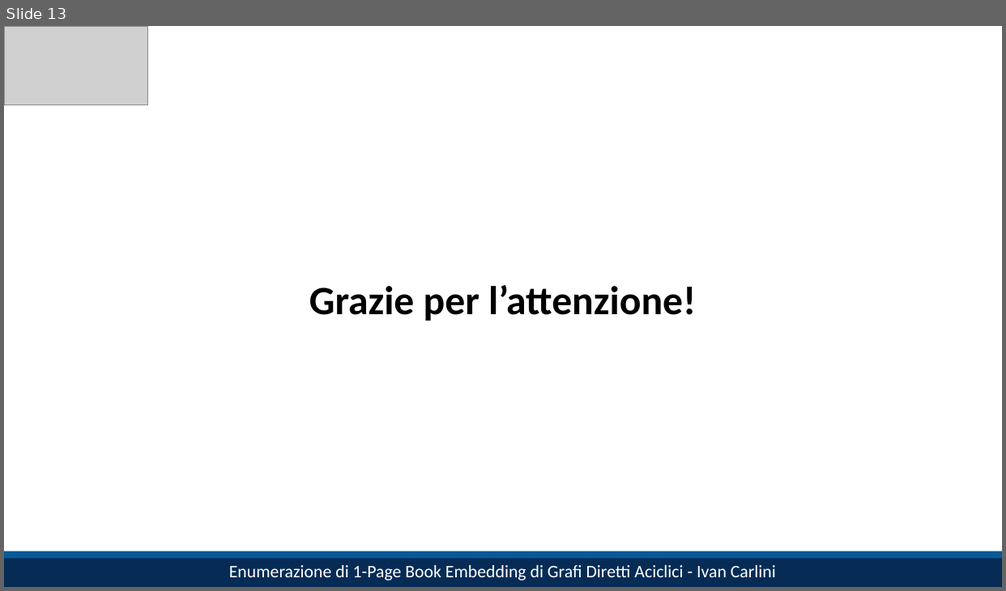
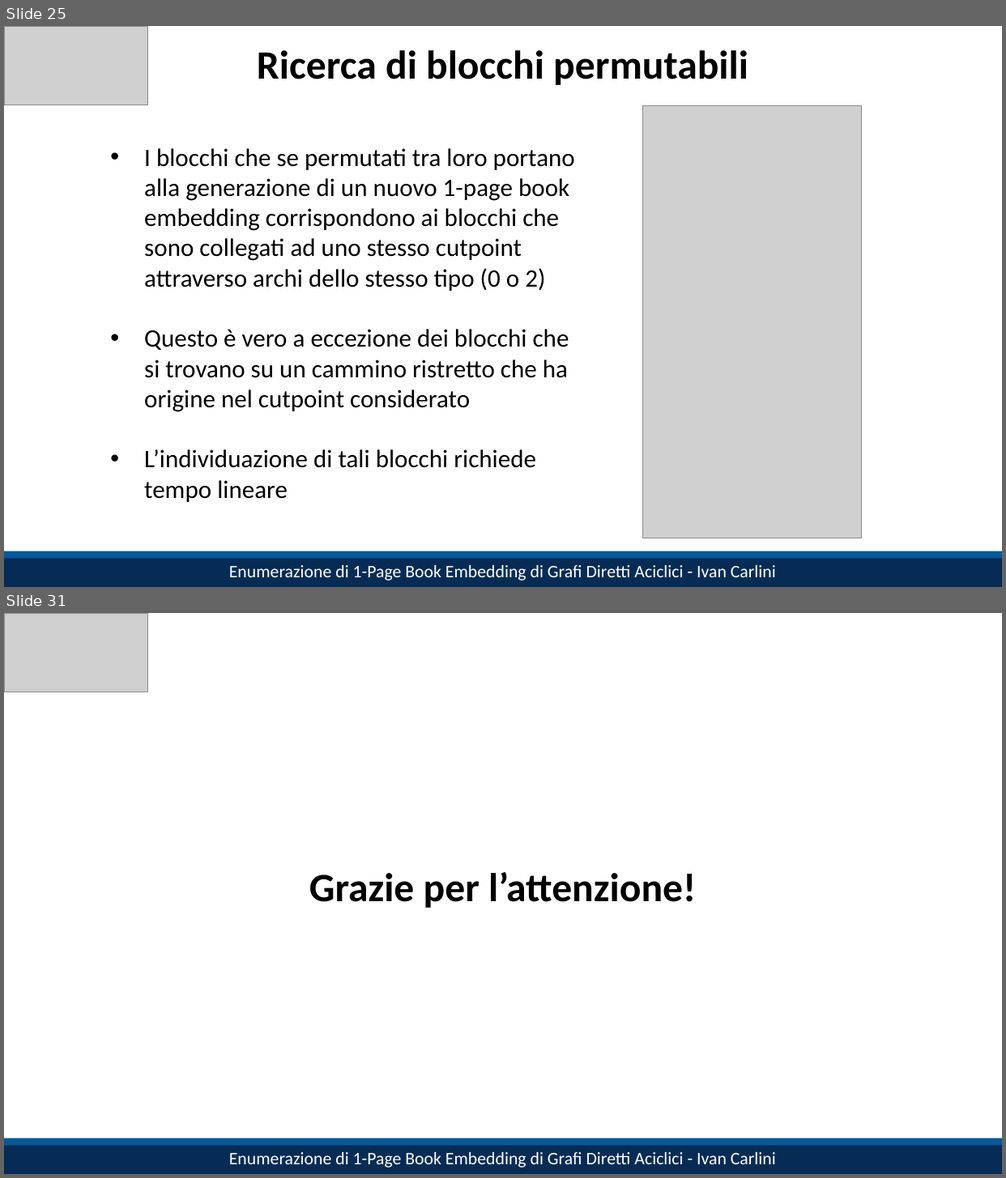
Before and after one commit to IC-99/book-embeddings, a slide deck: slides.pptx. Shown one above the other, each under a label of ours: slide 13 before the commit, slides 25 and 31 after it; the slides between them are not shown. The pictures are 1006x591 and 1006x1178 pixels, drawn with LibreOffice and Linux fonts; fonts in the diff are those of the drawing; grey boxes stand for pictures. Boxes give left, top, right and bottom in pixels: in the first picture for what was removed or moved away, otherwise in the second. Text is boxed around its words. In the diff, an @@ line names an element or a change of style, - is before the commit and + after.

```diff
--- a/slides.pptx
+++ b/slides.pptx
@@ slide 25 added at bbox=[4, 26, 1002, 587], background #FFFFFF @@
@@ picture added at bbox=[4, 26, 148, 105] @@
@@ title added at bbox=[257, 50, 748, 85], 32 pt, text #000000, bold @@
+Ricerca di blocchi permutabili
@@ picture added at bbox=[642, 105, 862, 539] @@
@@ text added at bbox=[144, 148, 575, 502], 20 pt, text #000000 @@
+  • I blocchi che se permutati tra loro portano alla generazione di un nuovo 1-page book embedding corrispondono ai blocchi che sono collegati ad uno stesso cutpoint attraverso archi dello stesso tipo (0 o 2)
+  • Questo è vero a eccezione dei blocchi che si trovano su un cammino ristretto che ha origine nel cutpoint considerato
+  • L’individuazione di tali blocchi richiede tempo lineare
@@ rectangle added at bbox=[4, 555, 1002, 587], fill #062C56, 14 pt, text #FFFFFF @@
+Enumerazione di 1-Page Book Embedding di Grafi Diretti Aciclici - Ivan Carlini
@@ rectangle added at bbox=[4, 551, 1002, 558], fill #0A5898 @@
@@ what was slide 13 is now slide 31 @@
```
Also in this commit, not shown: 11 slides changed, 17 other slides added, 1 other file.
